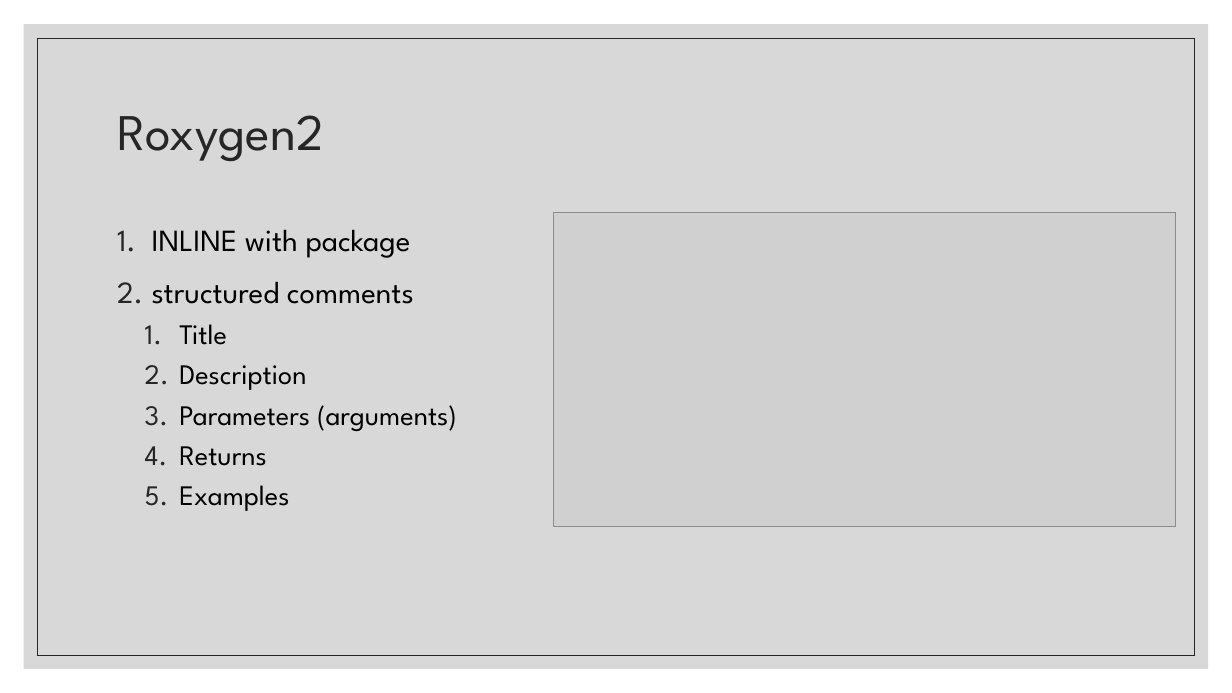
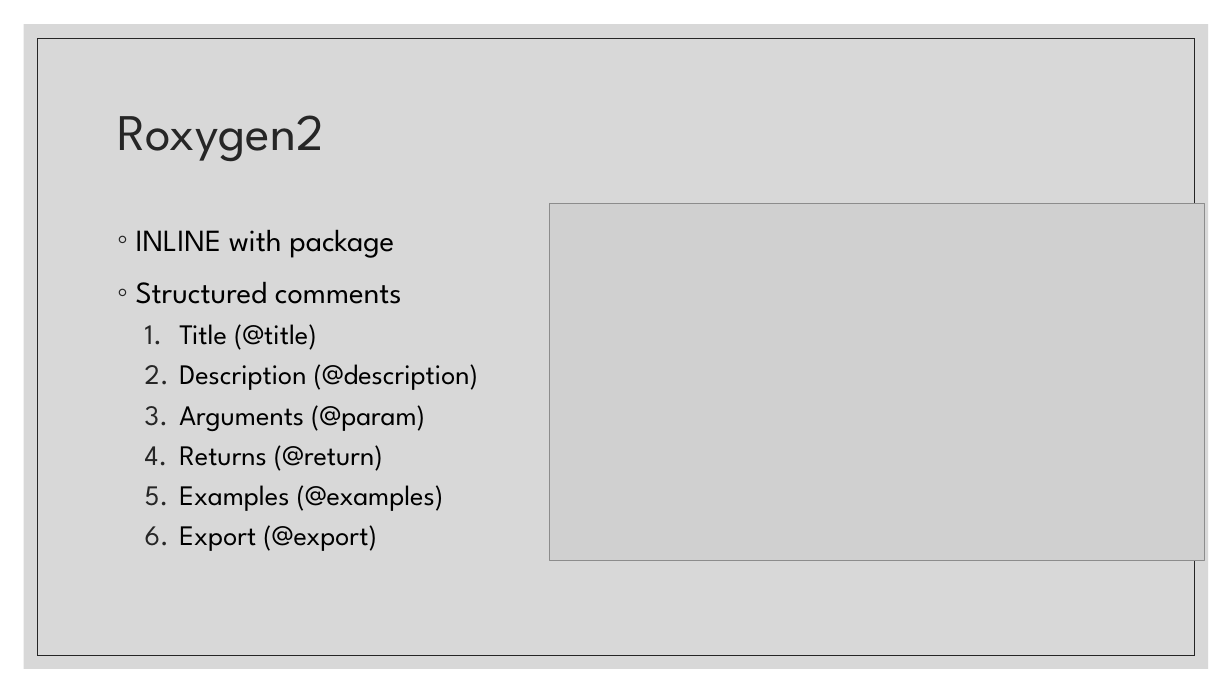
Before and after one commit to FredHutch/R_Package_Validation_Tutorial, a slide deck: slide 7 of Slides/Slides-02-Package_Elements_and_Structure/Slides-02-02-Package Documentation/Slides-02-02-Package_Documentation.pptx (slide 6 before the commit). Drawn at 1232x693 pixels with LibreOffice and Linux fonts; fonts in the diff are those of the drawing; grey boxes stand for pictures. Boxes give left, top, right and bottom in pixels: in the first picture for what was removed or moved away, otherwise in the second. Text is boxed around its words. In the diff, an @@ line names an element or a change of style, - is before the commit and + after.

Commit message:
complete draft of S-02-02-Package Documentation

```diff
--- a/Slides/Slides-02-Package_Elements_and_Structure/Slides-02-02-Package Documentation/Slides-02-02-Package_Documentation.pptx
+++ b/Slides/Slides-02-Package_Elements_and_Structure/Slides-02-02-Package Documentation/Slides-02-02-Package_Documentation.pptx
@@ picture: place and size @@
-picture at (554, 213, 1176, 527)
+picture at (549, 203, 1204, 560)
@@ text at (136, 229, 394, 258): bullet 1. to ◦ @@
@@ text at (136, 281, 479, 551): text changed @@
-2. structured comments
-  1. Title
-  2. Description
-  3. Parameters (arguments)
-  4. Returns
-  5. Examples
+◦ Structured comments
+  1. Title (@title)
+  2. Description (@description)
+  3. Arguments (@param)
+  4. Returns (@return)
+  5. Examples (@examples)
+  6. Export (@export)
```
Also in this commit, not shown: 2 other slides changed, 8 slides added, 6 slides removed, 1 other file.
